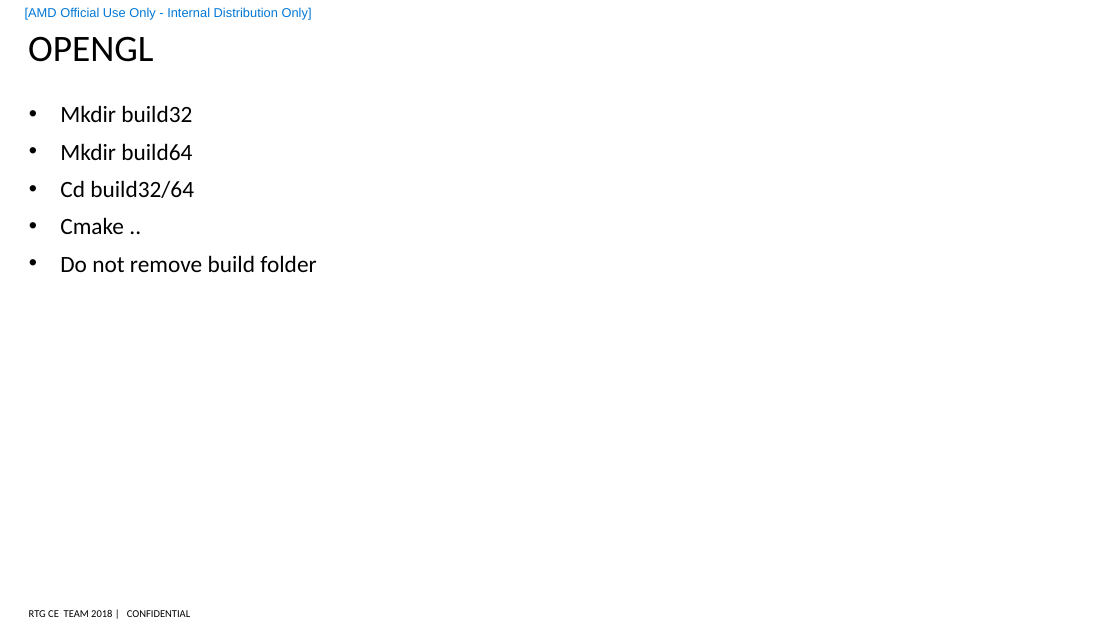
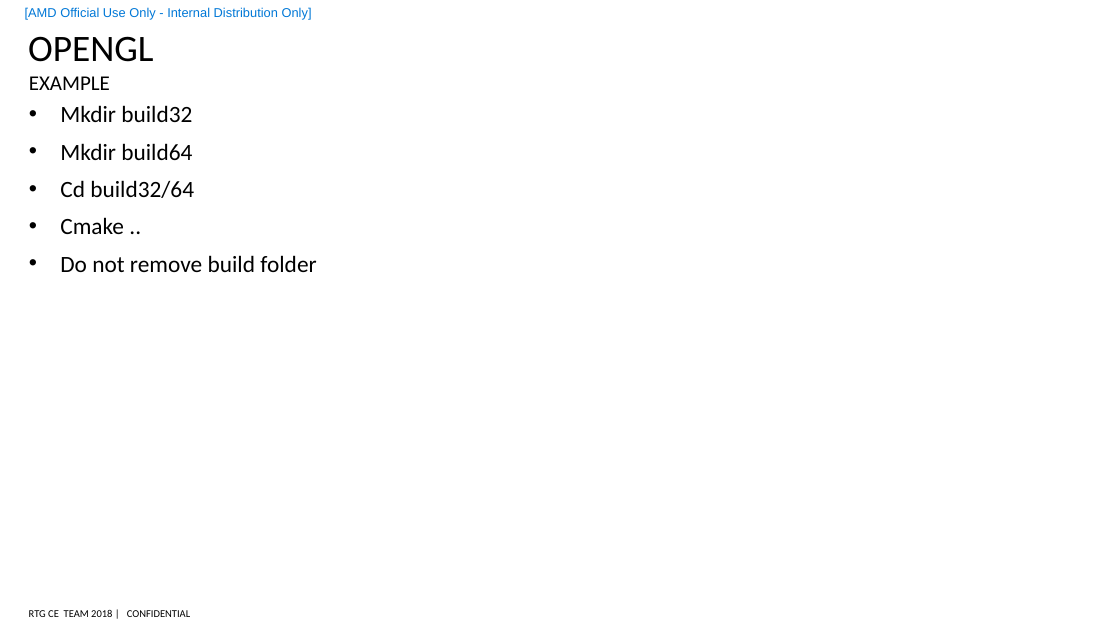
Before and after one commit to feifei14119/examples, a slide deck: slide 2 of study.pptx (slide 1 before the commit). Drawn at 1120x630 pixels with LibreOffice and Linux fonts; fonts in the diff are those of the drawing; background and template pictures are left out. Boxes give left, top, right and bottom in pixels: in the first picture for what was removed or moved away, otherwise in the second. Text is boxed around its words. In the diff, an @@ line names an element or a change of style, - is before the commit and + after.

```diff
--- a/study.pptx
+++ b/study.pptx
@@ text added at (x1=29, y1=76, x2=110, y2=90), 18 pt, text #000000 @@
+EXAMPLE
```
Also in this commit, not shown: 1 other slide changed, 2 slides added.
